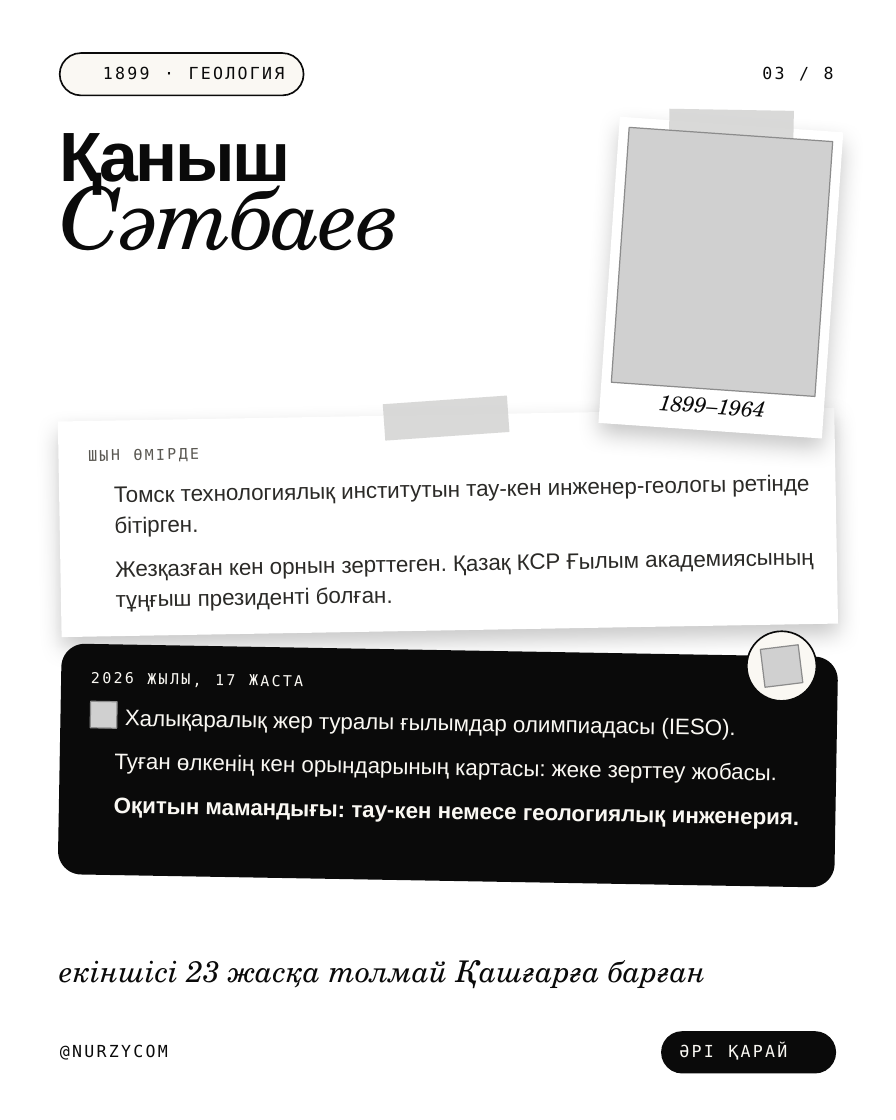
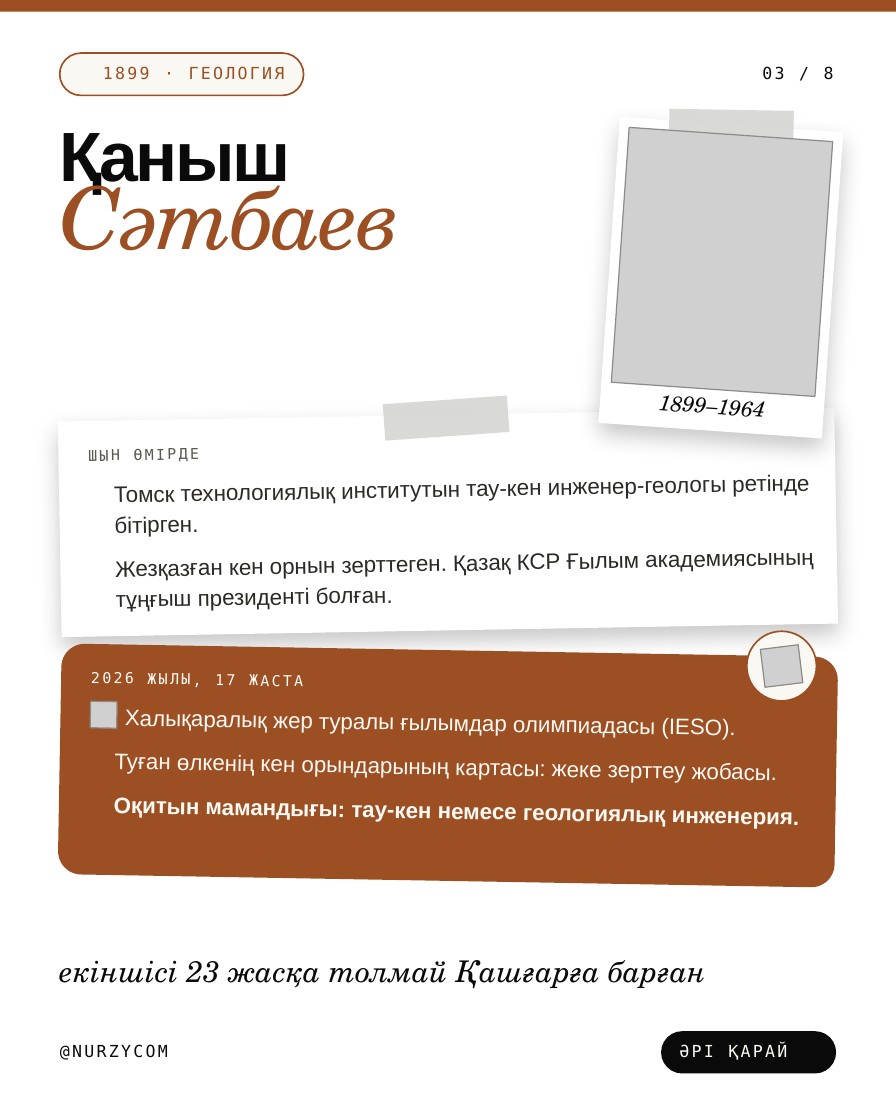
Before and after one commit to galiandojonathan-ship-it1/nurzycom_brand, a slide deck: slide 3 of social/pptx/kz-scientists.pptx. Drawn at 896x1120 pixels with LibreOffice and Linux fonts; fonts in the diff are those of the drawing; grey boxes stand for pictures; background and template pictures are left out. Boxes give left, top, right and bottom in pixels: in the first picture for what was removed or moved away, otherwise in the second. Text is boxed around its words. In the diff, an @@ line names an element or a change of style, - is before the commit and + after.

```diff
--- a/social/pptx/kz-scientists.pptx
+++ b/social/pptx/kz-scientists.pptx
@@ rectangle added at [0,0,896,12], fill #9C4F22 @@
@@ rounded rectangle at [60,53,303,94]: outline #0A0A0A 1 pt to #9C4F22 1 pt @@
@@ text "1899 · ГЕОЛОГИЯ" at [103,66,285,80]: text colour #0A0A0A to #9C4F22 @@
@@ text "Қаныш Сәтбаев" at [60,133,401,251]: text colour #0A0A0A to #9C4F22 in "Сәтбаев" @@
@@ ellipse at [743,627,820,704]: outline #0A0A0A 1 pt to #9C4F22 1 pt @@
@@ rounded rectangle at [58,643,838,887]: fill #0A0A0A to #9C4F22 @@
```
Also in this commit, not shown: 5 other slides changed, 14 other files.
